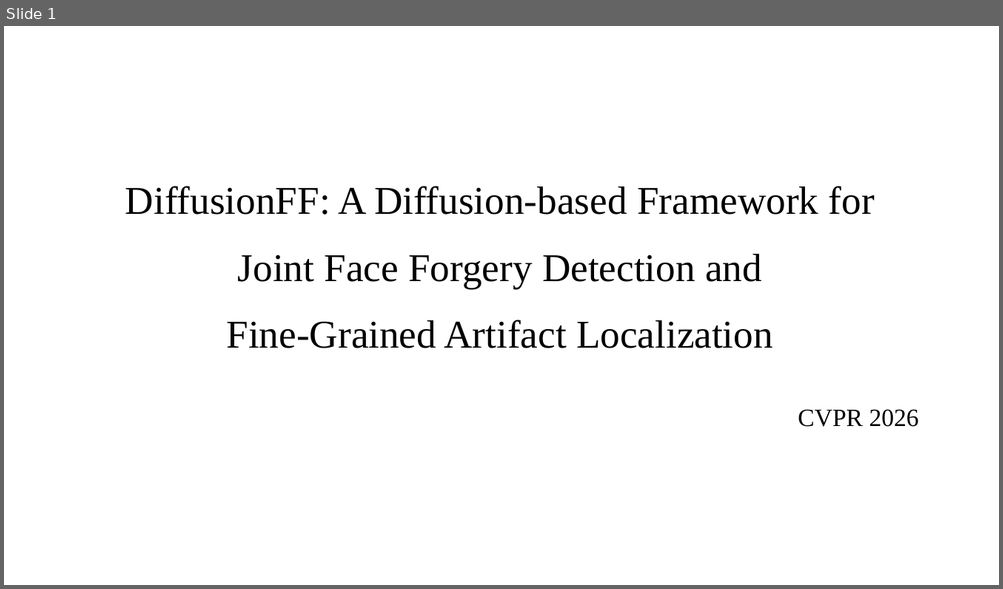
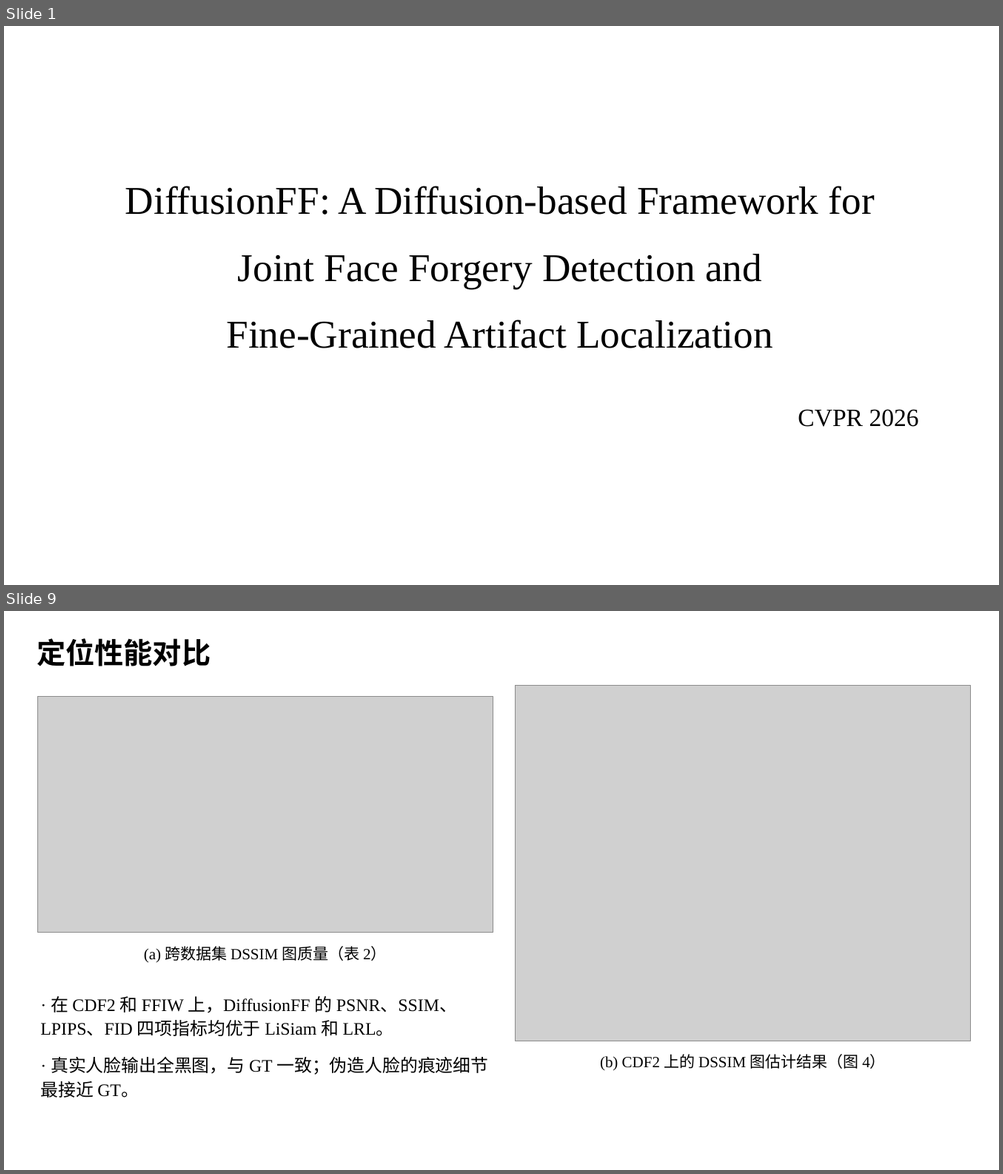
Before and after one commit to hljuzyc/Semantic-Segmentation, a slide deck: DiffusionFF汇报/DiffusionFF汇报.pptx. Shown one above the other, each under a label of ours: slide 1 before the commit, slides 1 and 9 after it; the slides between them are not shown. The pictures are 1003x589 and 1003x1174 pixels, drawn with LibreOffice and Linux fonts; fonts in the diff are those of the drawing; grey boxes stand for pictures. Boxes give left, top, right and bottom in pixels: in the first picture for what was removed or moved away, otherwise in the second. Text is boxed around its words. In the diff, an @@ line names an element or a change of style, - is before the commit and + after.

Commit message:
Simplify DiffusionFF slides to follow the template (13 slides)

```diff
--- a/DiffusionFF汇报/DiffusionFF汇报.pptx
+++ b/DiffusionFF汇报/DiffusionFF汇报.pptx
@@ slide 9 added at bbox=[4, 611, 999, 1170], background #FFFFFF @@
@@ text added at bbox=[37, 638, 210, 667], 28 pt, text #000000, bold @@
+定位性能对比
@@ picture added at bbox=[37, 697, 492, 933] @@
@@ picture added at bbox=[515, 686, 970, 1042] @@
@@ text added at bbox=[144, 946, 387, 963], 15 pt, text #000000 @@
+(a) 跨数据集 DSSIM 图质量（表 2）
@@ text added at bbox=[40, 997, 488, 1098], 17 pt, text #000000 @@
+· 在 CDF2 和 FFIW 上，DiffusionFF 的 PSNR、SSIM、LPIPS、FID 四项指标均优于 LiSiam 和 LRL。
+· 真实人脸输出全黑图，与 GT 一致；伪造人脸的痕迹细节最接近 GT。
@@ text added at bbox=[600, 1054, 885, 1071], 15 pt, text #000000 @@
+(b) CDF2 上的 DSSIM 图估计结果（图 4）
```
Also in this commit, not shown: 2 slides changed, 9 other slides added, 23 slides removed, 28 other files.
